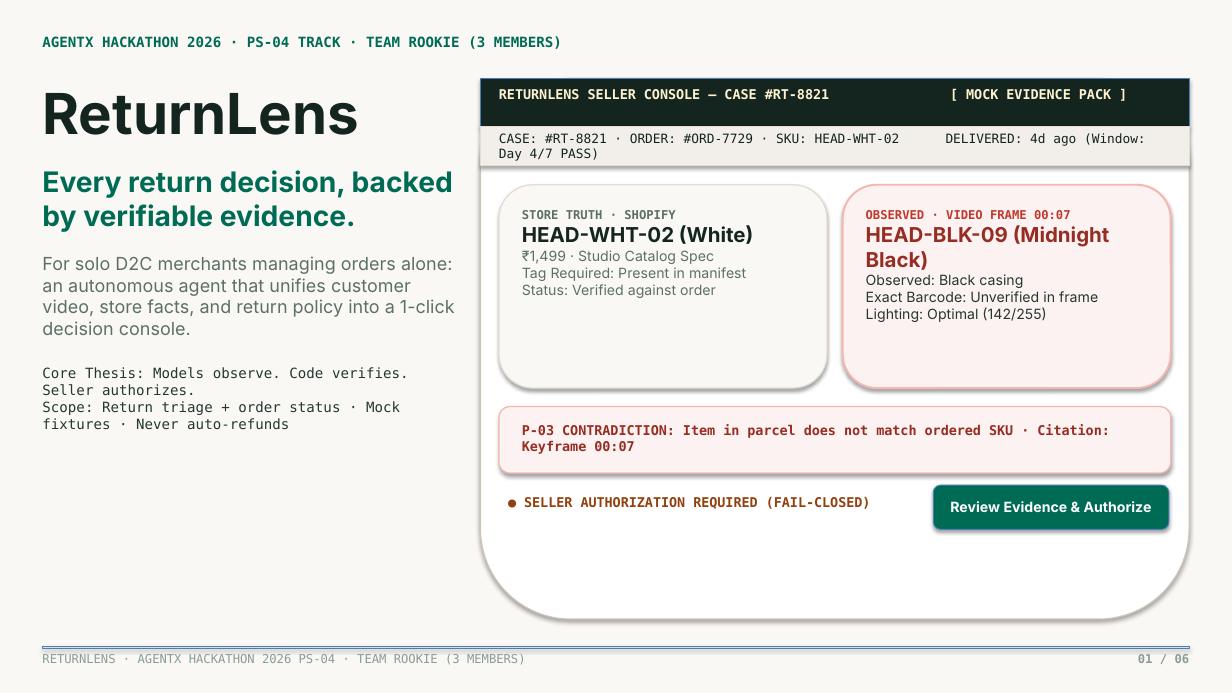
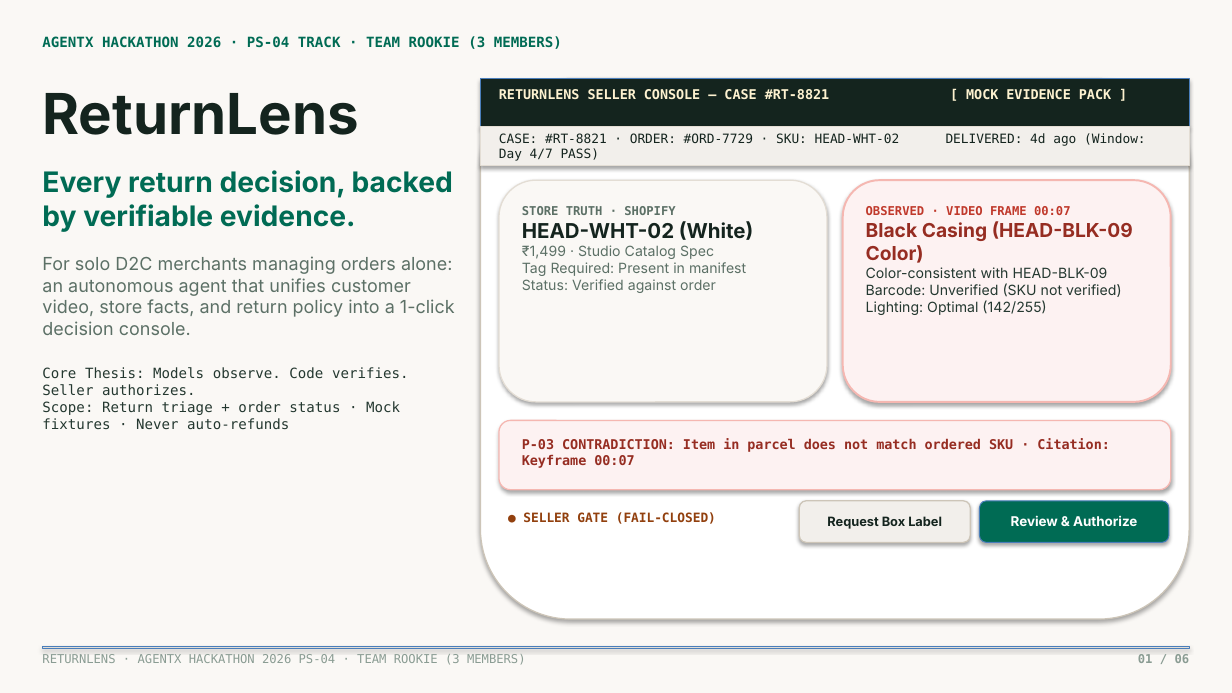
Before and after one commit to lenamkhanhh/hack4hack, a slide deck: slide 1 of ReturnLens_v5.pptx. Drawn at 1232x693 pixels with LibreOffice and Linux fonts; fonts in the diff are those of the drawing. Boxes give left, top, right and bottom in pixels: in the first picture for what was removed or moved away, otherwise in the second. Text is boxed around its words. In the diff, an @@ line names an element or a change of style, - is before the commit and + after.

```diff
--- a/ReturnLens_v5.pptx
+++ b/ReturnLens_v5.pptx
@@ rounded rectangle: place and size @@
-rounded rectangle at (499,185,827,388)
+rounded rectangle at (499,180,827,402)
@@ text "STORE TRUTH · SHOPIFY": place and size @@
-text "STORE TRUTH · SHOPIFY" at (522,210,753,298)
+text "STORE TRUTH · SHOPIFY" at (522,206,753,293)
@@ rounded rectangle: place and size @@
-rounded rectangle at (843,185,1171,388)
+rounded rectangle at (843,180,1171,402)
@@ text at (866,221,1133,315): text changed @@
-HEAD-BLK-09 (Midnight Black)
-Observed: Black casing
-Exact Barcode: Unverified in frame
-Lighting: Optimal (142/255)
+Black Casing (HEAD-BLK-09 Color)
+Color-consistent with HEAD-BLK-09
+Barcode: Unverified (SKU not verified)
+Lighting: Optimal (142/255)
@@ rounded rectangle: place and size @@
-rounded rectangle at (499,407,1171,473)
+rounded rectangle at (499,421,1171,490)
@@ text "P-03 CONTRADICTION: Item in parcel ...": place and size @@
-text "P-03 CONTRADICTION: Item in parcel ..." at (522,424,1110,454)
+text "P-03 CONTRADICTION: Item in parcel ..." at (522,438,1110,468)
@@ rounded rectangle added at (799,501,970,543), fill #F2EFEB, outline #CDC5B8 1 pt, 10 pt, text #14241E, bold @@
+Request Box Label
@@ rounded rectangle "Review & Authorize": place and size @@
-rounded rectangle "Review & Authorize" at (933,485,1169,530)
+rounded rectangle "Review & Authorize" at (980,501,1169,543)
@@ text at (523,512,716,524): text changed; size 10.5 to 10 pt @@
-● SELLER AUTHORIZATION REQUIRED (FAIL-CLOSED)
+● SELLER GATE (FAIL-CLOSED)
@@ text in rounded rectangle at (1011,515,1137,526): text changed; size 11 to 10.5 pt @@
-Review Evidence & Authorize
+Review & Authorize
```
Also in this commit, not shown: 4 other slides changed, 12 other files.
